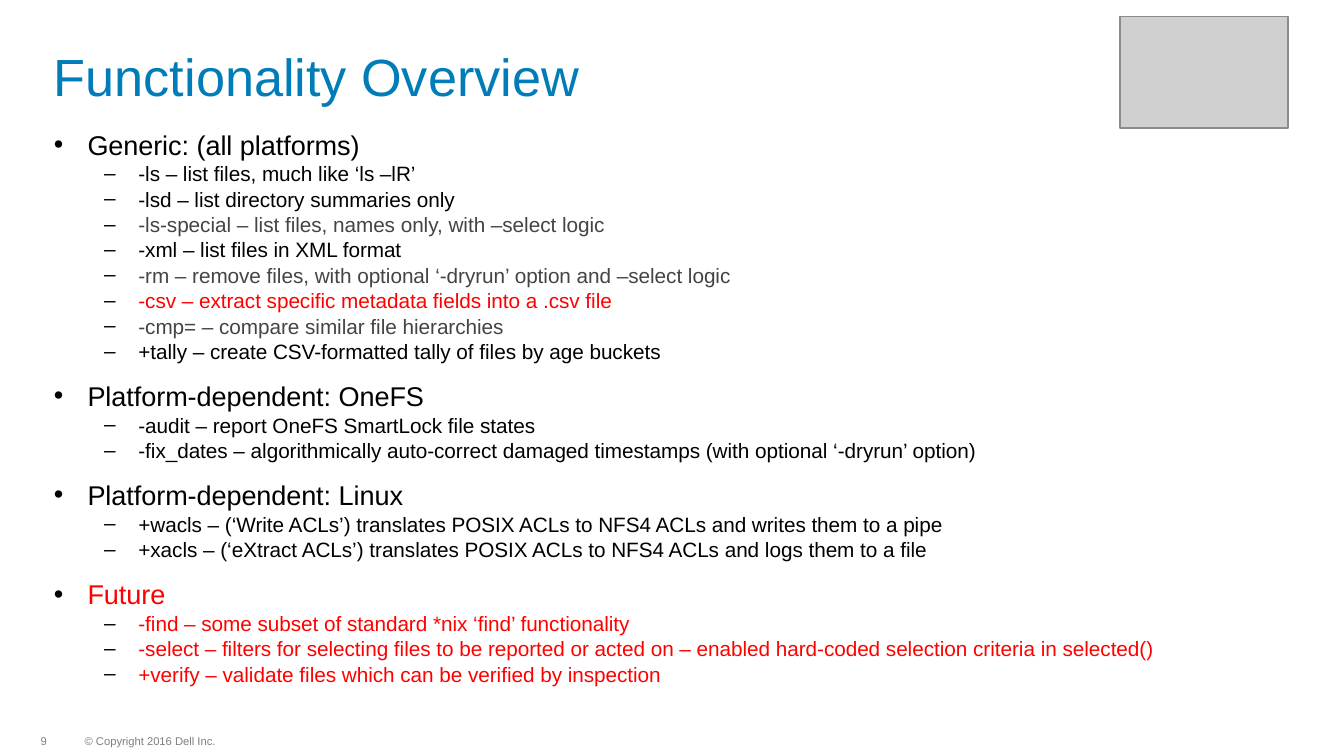
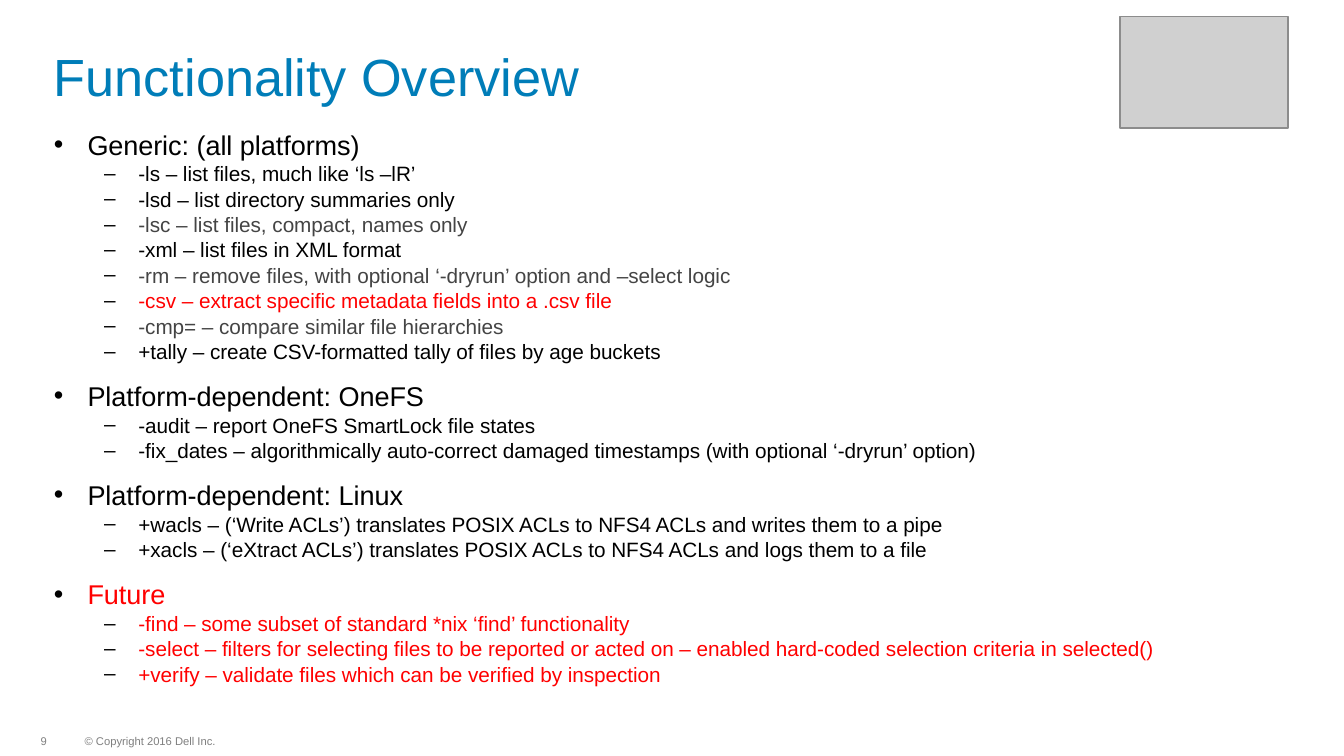
Before and after one commit to WhizBob/pwalk, a slide deck: slide 9 of doc/pwalk_slides.pptx. Drawn at 1344x756 pixels with LibreOffice and Linux fonts; fonts in the diff are those of the drawing; grey boxes stand for pictures; background and template pictures are left out. Boxes give left, top, right and bottom in pixels: in the first picture for what was removed or moved away, otherwise in the second. Text is boxed around its words. In the diff, an @@ line names an element or a change of style, - is before the commit and + after.

```diff
--- a/doc/pwalk_slides.pptx
+++ b/doc/pwalk_slides.pptx
@@ text at box(138, 217, 468, 237): text changed @@
-  – -ls-special – list files, names only, with –select logic
+  – -lsc – list files, compact, names only
```
Also in this commit, not shown: 10 other slides changed, 29 other files.
